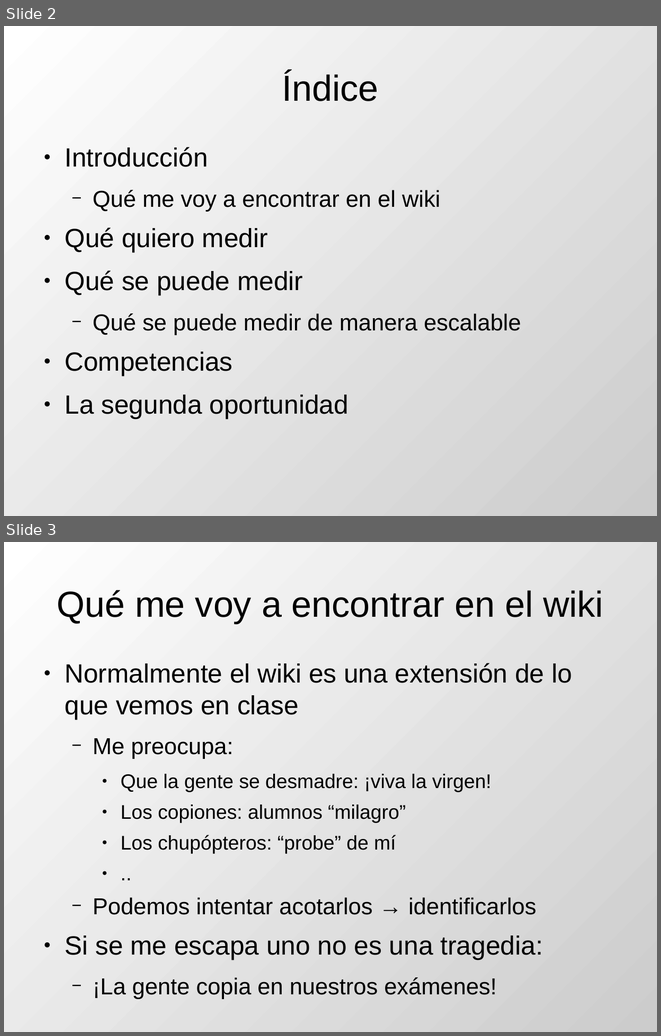
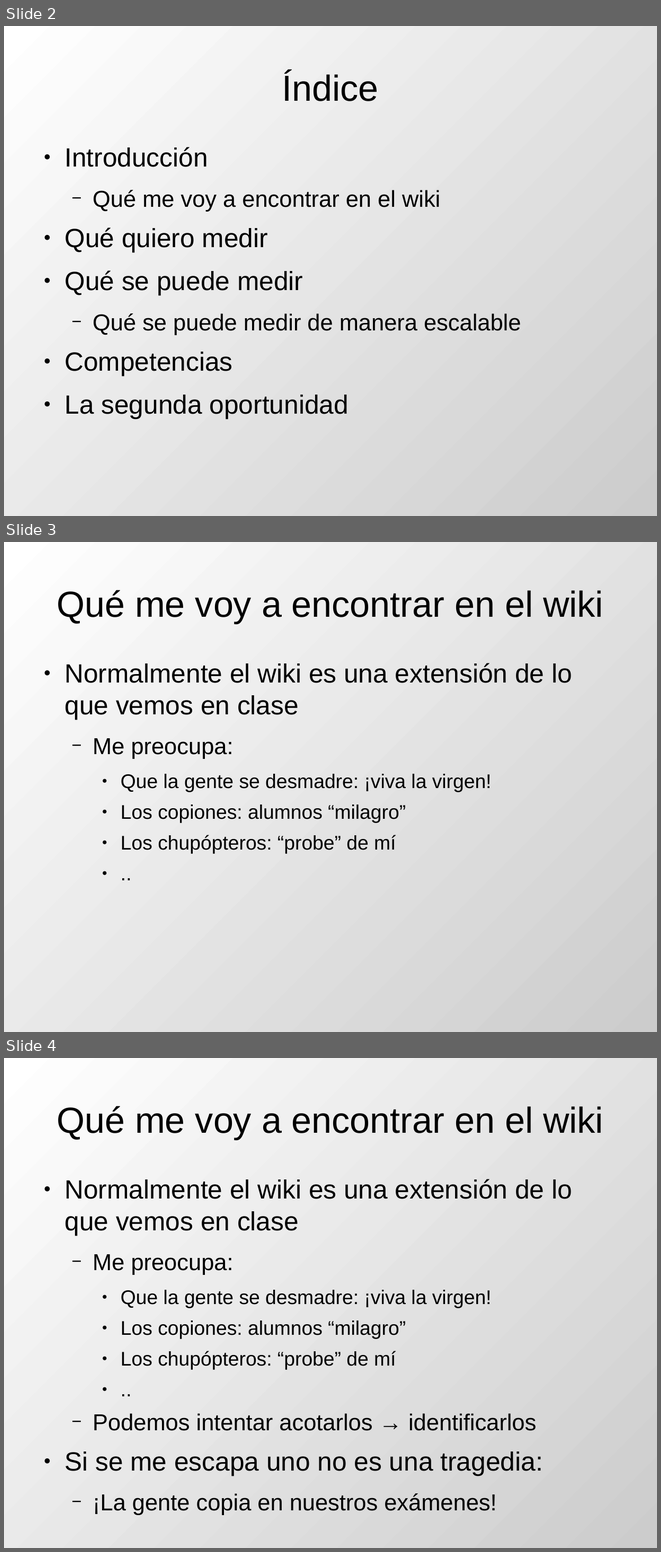
Before and after one commit to DrPantera/wikis4education, a slide deck: uca-2013_07/tema-5-EvaluacionWikis.odp. Shown one above the other, each under a label of ours: slides 2 and 3 before the commit, slides 2, 3 and 4 after it. The pictures are 661x1036 and 661x1552 pixels, drawn with LibreOffice and Linux fonts; fonts in the diff are those of the drawing. Boxes give left, top, right and bottom in pixels: in the first picture for what was removed or moved away, otherwise in the second. Text is boxed around its words. In the diff, an @@ line names an element or a change of style, - is before the commit and + after.

```diff
--- a/uca-2013_07/tema-5-EvaluacionWikis.odp
+++ b/uca-2013_07/tema-5-EvaluacionWikis.odp
@@ slide 3 added at [4, 542, 657, 1032], background gradient #FFFFFF to #CCCCCC @@
@@ title added at [56, 590, 603, 623], 44 pt, text #000000 @@
+Qué me voy a encontrar en el wiki
@@ text added at [64, 663, 572, 854], 24 pt, text #000000 @@
+● Normalmente el wiki es una extensión de lo que vemos en clase
+  − Me preocupa:
+    ● Que la gente se desmadre: ¡viva la virgen!
+    ● Los copiones: alumnos “milagro”
+    ● Los chupópteros: “probe” de mí
+    ● ..
@@ what was slide 3 is now slide 4 @@
```
Also in this commit, not shown: 7 slides changed, 2 other slides added, 1 other file.
